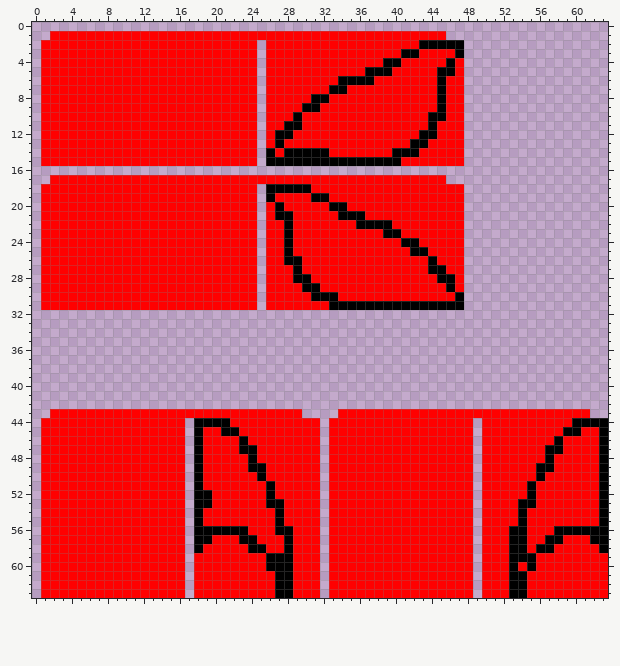
Pixel-art sprite, stored at assets/minecraft/optifine/cem/testtexture.png. This is how it looked before the edit.
The file is 64x64 pixels.
After the commit:
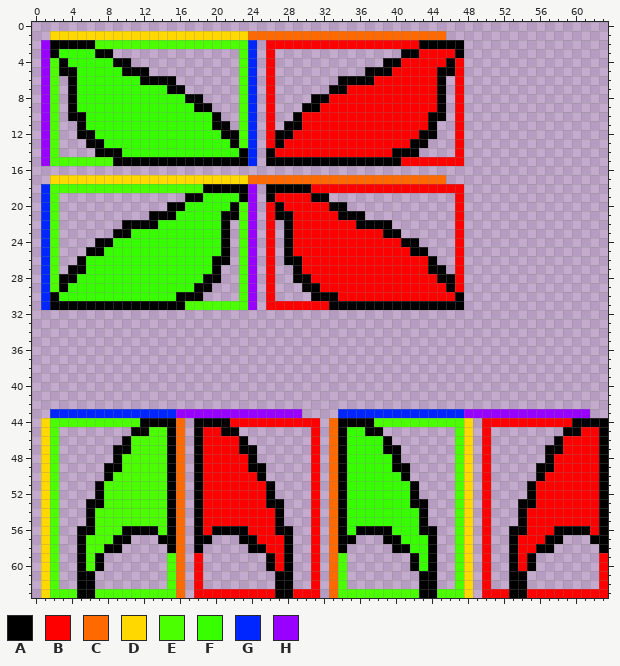
Palette (. is transparent): A #000000  B #ff0000  C #ff6a00  D #ffd800  E #4cff00  F #37ff00  G #0026ff  H #9800ff
Message: Made the moth wings test texture more useful for development I made each side of the blocks a unique color
Diff:
Changed rows in their new state; - is an unchanged pixel.
first column x 1:
 1 -DDDDDDDDDDDDDDDDDDDDDDCCCCCCCCCCCCCCCCCCCCCC-
 2 HAAAAAEEEEEEEEEEEEEEEEEG----------------------
 3 HAFFFFAA..............EG--..............------
 4 HEAFFFFFAA............EG--............--------
 5 HEAAFFFFFAAA..........EG--..........----------
 6 HE.AFFFFFFFAAAA.......EG--.......------------.
 7 HE.AFFFFFFFFFFAA......EG--......-------------.
 8 HE.AFFFFFFFFFFFFAA....EG--....---------------.
 9 HE.AFFFFFFFFFFFFFAA...EG--...----------------.
10 HE.AAFFFFFFFFFFFFFFA..EG--..-----------------.
11 HE..AFFFFFFFFFFFFFFAA.EG--.-----------------..
12 HE..AAFFFFFFFFFFFFFFAAEG--------------------..
13 HE...AAFFFFFFFFFFFFFFAEG-------------------...
14 HE....AAAFFFFFFFFFFFFFAG---BBBBB----------....
15 HEEEEEEEAAAAAAAAAAAAAAAG----------------------
17 -DDDDDDDDDDDDDDDDDDDDDDCCCCCCCCCCCCCCCCCCCCCC-
18 GEEEEEEEEEEEEEEEEEAAAAAH----------------------
19 GE..............AAFFFFAH--------..............
20 GE............AAFFFFFAEH----------............
21 GE..........AAAFFFFFAAEH------------..........
22 GE.......AAAAFFFFFFFA.EH--.------------.......
23 GE......AAFFFFFFFFFFA.EH--.-------------......
24 GE....AAFFFFFFFFFFFFA.EH--.---------------....
25 GE...AAFFFFFFFFFFFFFA.EH--.----------------...
26 GE..AFFFFFFFFFFFFFFAA.EH--.-----------------..
27 GE.AAFFFFFFFFFFFFFFA..EH--..-----------------.
28 GEAAFFFFFFFFFFFFFFAA..EH--..------------------
29 GEAFFFFFFFFFFFFFFAA...EH--...-----------------
30 GAFFFFFFFFFFFFFAAA....EH--....----------------
31 GAAAAAAAAAAAAAAAEEEEEEEH----------------------
first column x 1:
43 -GGGGGGGGGGGGGGHHHHHHHHHHHHHH----GGGGGGGGGGGGGGHHHHHHHHHHHHHH-
44 DEEEEEEEEEEAAAAC----------------CAAAAEEEEEEEEEED--------------
45 DE........AAEEAC------........--CAFFAA........ED--........----
46 DE.......AEEEEAC-------.......--CAFFFFA.......ED--.......-----
47 DE......AAEEEEAC--------......--CAFFFFAA......ED--......------
48 DE......AEEEEEAC--------......--CAFFFFFA......ED--......------
49 DE.....AAEEEEEAC---------.....--CAFFFFFAA.....ED--.....-------
50 DE.....AEEEEEEAC---------.....--CAFFFFFFA.....ED--.....-------
51 DE....AEEEEEEEAC----------....--CAFFFFFFFA....ED--....--------
52 DE....AEEEEEEEAC--B-------....--CAFFFFFFFA....ED--....--------
53 DE...AAEEEEEEEAC--B--------...--CAFFFFFFFAA...ED--...---------
54 DE...AEEEEEEEEAC-----------...--CAFFFFFFFFA...ED--...---------
55 DE...AEEEEEEEEAC-----------...--CAFFFFFFFFA...ED--...---------
56 DE..AAEEEAAAAEAC--B---------..--CAFAAAAFFFAA..ED--..---------B
57 DE..AEEEAA...AAC---...------..--CAA...AAFFFA..ED--..-B----...-
58 DE..AEEAA.....AC--.....-----..--CA.....AAFFA..ED--..-B---.....
59 DE..AEA.......EC--.......-B-..--CE.......AFA..ED--..-B-.......
60 DE..AEA.......EC--.......-B-..--CE.......AFA..ED--..---.......
61 DE..AA........EC--........--..--CE........AA..ED--..--........
62 DE..AA........EC--........--..--CE........AA..ED--..--........
63 DEEEAAEEEEEEEEEC----------------CEEEEEEEEEAAEEED--------------
